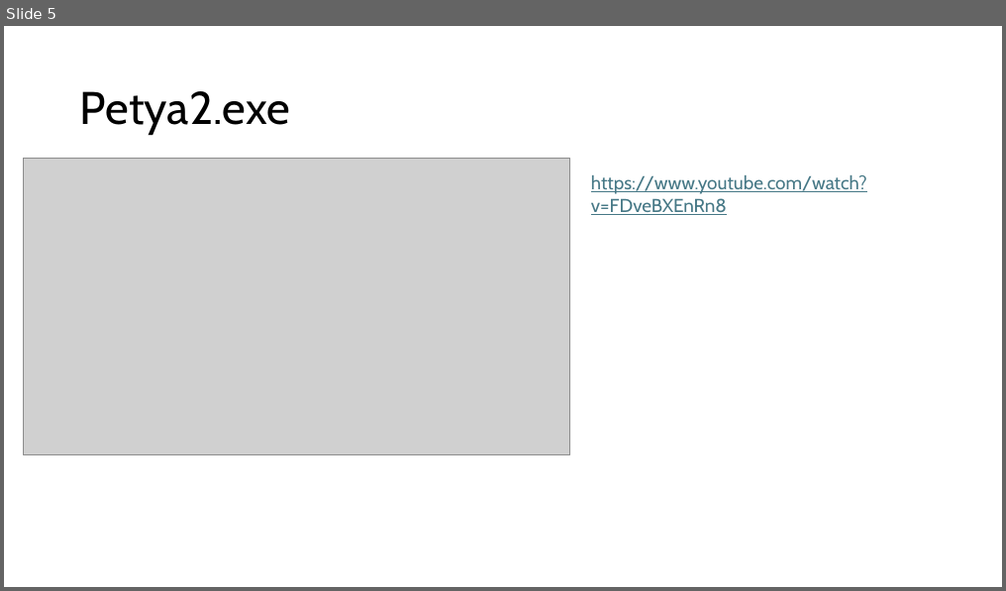
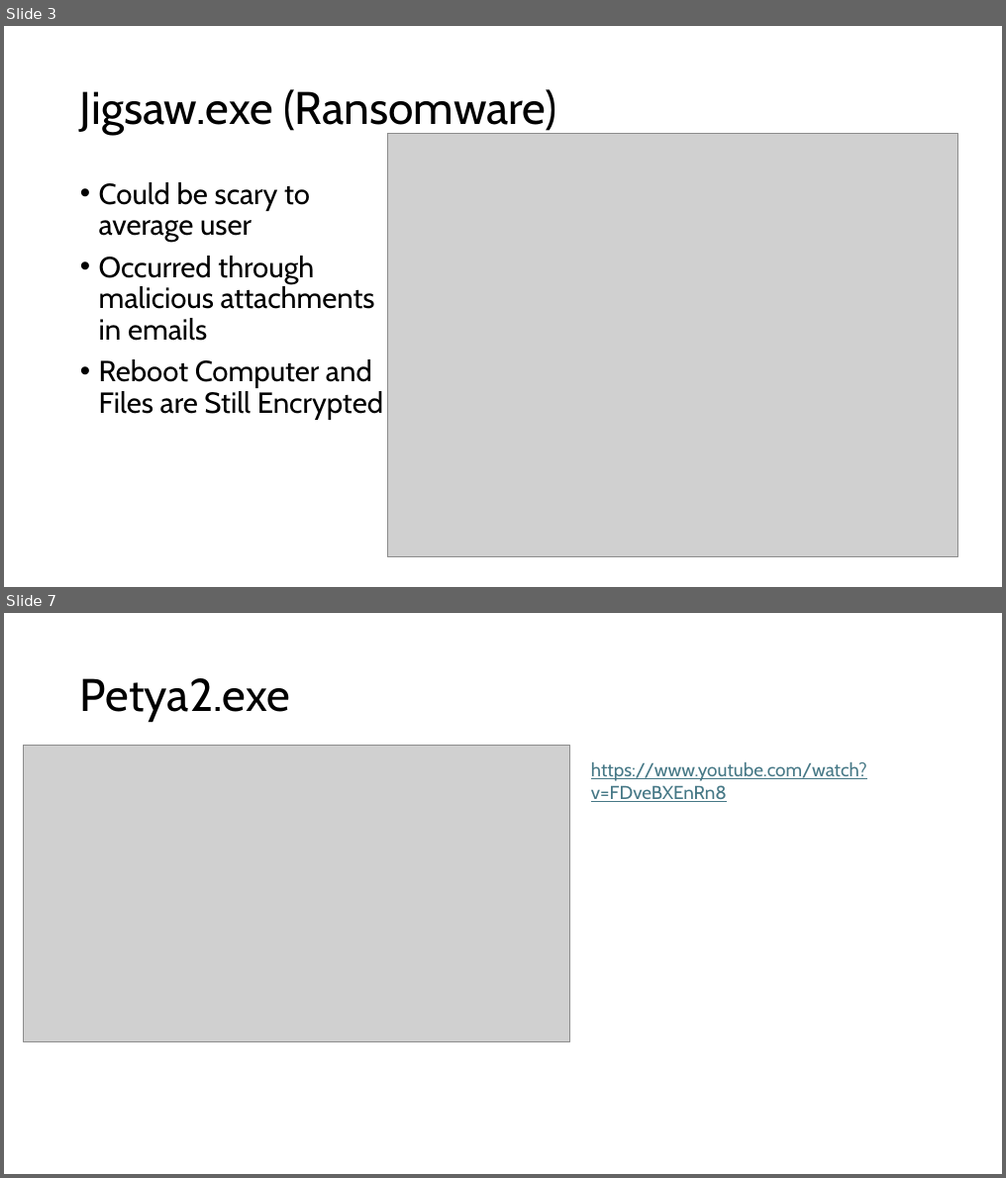
Before and after one commit to jacobchlebowski/cyber-outreach, a slide deck: Malware Presentation and Demonstration.pptx. Shown one above the other, each under a label of ours: slide 5 before the commit, slides 3 and 7 after it; the slides between them are not shown. The pictures are 1006x591 and 1006x1178 pixels, drawn with LibreOffice and Linux fonts; fonts in the diff are those of the drawing; grey boxes stand for pictures. Boxes give left, top, right and bottom in pixels: in the first picture for what was removed or moved away, otherwise in the second. Text is boxed around its words. In the diff, an @@ line names an element or a change of style, - is before the commit and + after.

```diff
--- a/Malware Presentation and Demonstration.pptx
+++ b/Malware Presentation and Demonstration.pptx
@@ slide 3 added at [4, 26, 1002, 587], background #FFFFFF @@
@@ title added at [80, 89, 556, 135], 44 pt, text #000000 @@
+Jigsaw.exe (Ransomware)
@@ picture added at [387, 133, 957, 558] @@
@@ text added at [99, 182, 383, 420], 28 pt, text #000000 @@
+• Could be scary to average user
+• Occurred through malicious attachments in emails
+• Reboot Computer and Files are Still Encrypted
@@ what was slide 5 is now slide 7 @@
```
Also in this commit, not shown: 3 slides changed, 4 other slides added, 1 slide removed.
